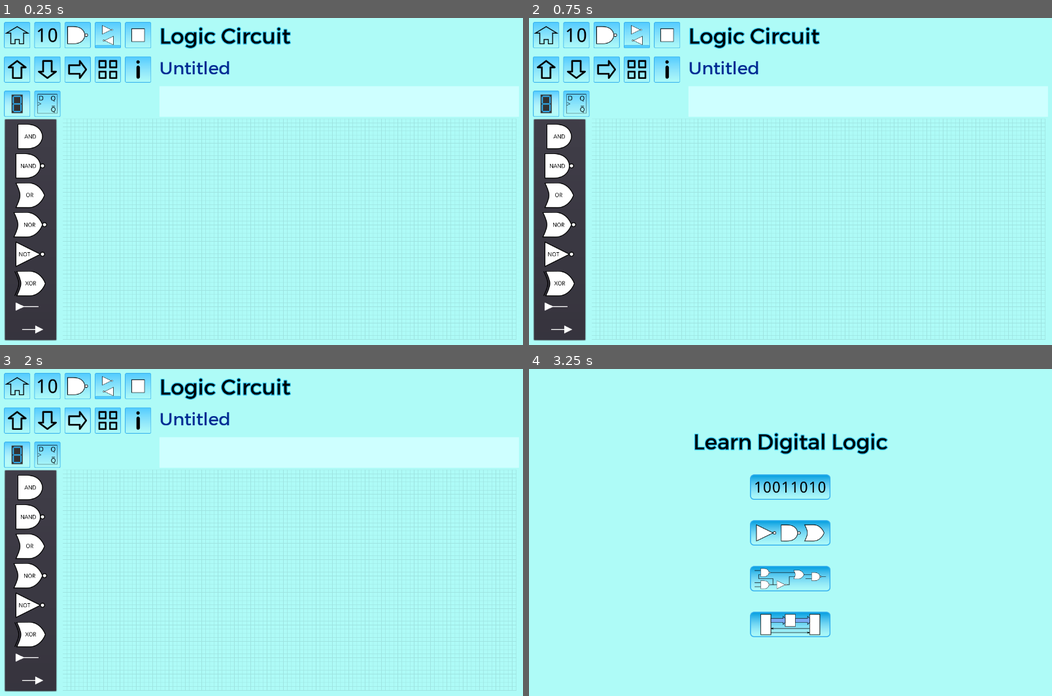
Above: before the commit, frames 1-4 (two rows, left to right).
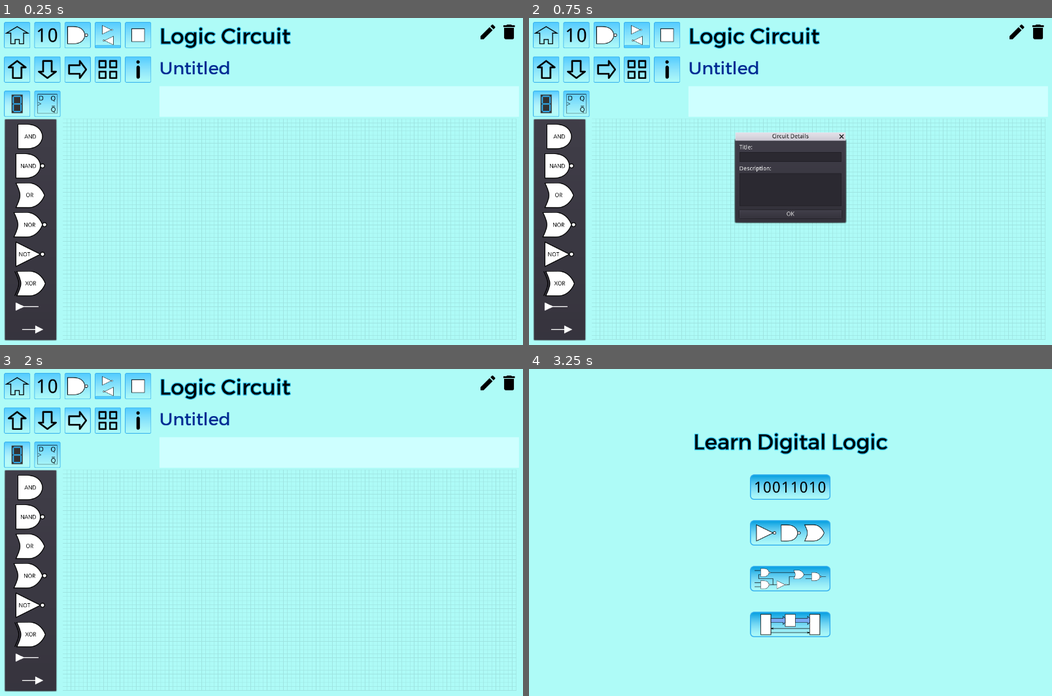
Above: after the commit, the same moments.

Repository: andrew-wilkes/digital-logic
Game: Godot game, scene res://Logic.tscn
The game is run twice, just before and just after one commit, with the same random seed, the same clock (stepped at 60 frames per second) and the same inputs. This scene is started directly instead of the project's main scene.
Inputs (mouse positions are in pixels of both pictures, inside the frame that each line leads up to):
- Up to frame 1 (0.25 s): no input
- Up to frame 2 (0.75 s): click (1015, 34) at 0.52 s
- Up to frame 3 (2 s): click (78, 421) at 1.25 s
- Up to frame 4 (3.25 s): click (607, 421) at 2 s; click (544, 385) at 2.75 s

The runs differ from the first frame. In frame 1, 0.1% of the frame differs, in the area x 91-99%, y 2-7%; in frame 2, 6.1%, in the area x 39-99%, y 2-63%; in frame 3, 0.1%; in frame 4, nothing differs.

Commit message:
Add circuit delete and edit buttons

Diff:
--- a/game/Circuit.gd
+++ b/game/Circuit.gd
@@ -29,6 +29,7 @@
 	$c/Confirm.connect("confirmed", self, "part_delete")
 	$c/FileDialog.connect("item_selected", self, "choose_circuit")
 	$c/DetailsDialog.connect("updated", self, "save_scene")
+	$c/DeleteConfirm.connect("item_deleted", self, "confirm_delete_circuit")
 	get_tree().get_root().connect("size_changed", self, "set_shape_position")
 
 
@@ -517,10 +518,6 @@
 
 
 func request_to_choose_circuit():
-	if idx.empty():
-		last_details = { "title": "Untitled", "desc": "", "id": "-" }
-	else:
-		last_details = g.circuits[idx]
 	var cats = tt.categories.duplicate(true)
 	cats["Custom"] = { "Uncategorized": "unc" }
 	var data_keys = tt.data.keys()
@@ -700,5 +697,21 @@
 	return id + String(i)
 
 
-func _on_FileDialog_item_deleted():
+func edit_details():
+	var title = ""
+	var desc = ""
+	if idx != "":
+		title = g.circuits[idx].title
+		desc = g.circuits[idx].desc
+	$c/DetailsDialog.set_text(title, desc)
+	$c/DetailsDialog.popup_centered()
+
+
+func request_delete_circuit():
+	if idx != "":
+		$c/DeleteConfirm.open(idx)
+
+
+func confirm_delete_circuit():
 	idx = ""
+	delete_circuit()
--- a/game/Circuit.tscn
+++ b/game/Circuit.tscn
@@ -1,10 +1,11 @@
-[gd_scene load_steps=7 format=2]
+[gd_scene load_steps=8 format=2]
 
 [ext_resource path="res://panels/LabelDialog.tscn" type="PackedScene" id=1]
 [ext_resource path="res://Circuit.gd" type="Script" id=2]
 [ext_resource path="res://panels/DetailsDialog.tscn" type="PackedScene" id=3]
 [ext_resource path="res://assets/symbols.png" type="Texture" id=4]
 [ext_resource path="res://panels/TreeListDialog.tscn" type="PackedScene" id=5]
+[ext_resource path="res://panels/DeleteConfirm.tscn" type="PackedScene" id=6]
 
 [sub_resource type="RectangleShape2D" id=1]
 extents = Vector2( 389.012, 291.426 )
@@ -56,6 +57,8 @@
 
 [node name="FileDialog" parent="c" instance=ExtResource( 5 )]
 
+[node name="DeleteConfirm" parent="c" instance=ExtResource( 6 )]
+
 [node name="Dot" type="Sprite" parent="."]
 visible = false
 texture = ExtResource( 4 )
--- a/game/Logic.gd
+++ b/game/Logic.gd
@@ -135,3 +135,11 @@
 
 func _on_Block_button_down():
 	$c/BlockPicker.popup_centered()
+
+
+func _on_Edit_button_down():
+	circuit.edit_details()
+
+
+func _on_Delete_button_down():
+	circuit.request_delete_circuit()
--- a/game/Logic.tscn
+++ b/game/Logic.tscn
@@ -22,6 +22,8 @@
 [ext_resource path="res://assets/block.png" type="Texture" id=20]
 [ext_resource path="res://panels/BlockPicker.gd" type="Script" id=21]
 [ext_resource path="res://panels/ButtonListDialog.tscn" type="PackedScene" id=22]
+[ext_resource path="res://assets/pencil.png" type="Texture" id=23]
+[ext_resource path="res://assets/delete.png" type="Texture" id=24]
 
 [node name="Logic" type="MarginContainer"]
 anchor_right = 1.0
@@ -130,12 +132,39 @@
 "_edit_use_anchors_": false
 }
 
-[node name="Title" type="Label" parent="VBox/HBox/VBox2"]
-margin_right = 880.0
+[node name="HBox" type="HBoxContainer" parent="VBox/HBox/VBox2"]
+margin_right = 880.0
+margin_bottom = 64.0
+
+[node name="Title" type="Label" parent="VBox/HBox/VBox2/HBox"]
+margin_right = 321.0
 margin_bottom = 64.0
 custom_fonts/font = ExtResource( 3 )
 custom_colors/font_color = Color( 0, 0, 0, 1 )
 text = "Logic Circuit"
+
+[node name="Spacer" type="Control" parent="VBox/HBox/VBox2/HBox"]
+margin_left = 325.0
+margin_right = 776.0
+margin_bottom = 64.0
+mouse_filter = 2
+size_flags_horizontal = 3
+
+[node name="Edit" type="TextureButton" parent="VBox/HBox/VBox2/HBox"]
+margin_left = 780.0
+margin_right = 828.0
+margin_bottom = 64.0
+hint_tooltip = "Edit circuit details"
+texture_normal = ExtResource( 23 )
+texture_pressed = ExtResource( 23 )
+
+[node name="Delete" type="TextureButton" parent="VBox/HBox/VBox2/HBox"]
+margin_left = 832.0
+margin_right = 880.0
+margin_bottom = 64.0
+hint_tooltip = "Delete circuit"
+texture_normal = ExtResource( 24 )
+texture_pressed = ExtResource( 24 )
 
 [node name="Subtitle" type="Label" parent="VBox/HBox/VBox2"]
 margin_top = 84.0
@@ -199,6 +228,8 @@
 [connection signal="button_down" from="VBox/HBox/VBox/Misc/Block" to="." method="_on_Block_button_down"]
 [connection signal="button_down" from="VBox/HBox/VBox/Misc/Hint" to="." method="_on_Hint_button_down"]
 [connection signal="button_down" from="VBox/HBox/VBox/Misc/Truth" to="." method="_on_Truth_button_down"]
+[connection signal="button_down" from="VBox/HBox/VBox2/HBox/Edit" to="." method="_on_Edit_button_down"]
+[connection signal="button_down" from="VBox/HBox/VBox2/HBox/Delete" to="." method="_on_Delete_button_down"]
 [connection signal="details_changed" from="VBox/HBox2/Circuit" to="." method="_on_Circuit_details_changed"]
 [connection signal="popup_hide" from="c/HintPanel" to="." method="_on_HintPanel_popup_hide"]
 [connection signal="popup_hide" from="c/TruthPanel" to="." method="_on_TruthPanel_popup_hide"]
--- /dev/null
+++ b/game/panels/DeleteConfirm.gd
@@ -0,0 +1,17 @@
+extends ConfirmationDialog
+
+signal item_deleted
+
+var cid
+
+func open(_id):
+	cid = _id
+	popup_centered()
+
+
+func _on_DeleteConfirm_confirmed():
+	print(cid)
+	g.circuits.erase(cid)
+	g.save_file(g.PART_FILE_PATH + "data.json", g.circuits)
+	g.delete_file(g.PART_FILE_PATH, cid + ".tscn")
+	emit_signal("item_deleted")
--- /dev/null
+++ b/game/panels/DeleteConfirm.tscn
@@ -0,0 +1,12 @@
+[gd_scene load_steps=2 format=2]
+
+[ext_resource path="res://panels/DeleteConfirm.gd" type="Script" id=1]
+
+[node name="DeleteConfirm" type="ConfirmationDialog"]
+anchor_right = 1.0
+anchor_bottom = 1.0
+margin_right = -1080.0
+margin_bottom = -700.0
+dialog_text = "Delete saved data? "
+script = ExtResource( 1 )
+[connection signal="confirmed" from="." to="." method="_on_DeleteConfirm_confirmed"]
--- a/game/panels/DetailsDialog.tscn
+++ b/game/panels/DetailsDialog.tscn
@@ -64,6 +64,7 @@
 margin_bottom = 98.0
 rect_min_size = Vector2( 0, 80 )
 size_flags_vertical = 3
+wrap_enabled = true
 
 [node name="Button" type="Button" parent="M/VBox"]
 margin_top = 160.0
--- a/game/panels/TreeList.gd
+++ b/game/panels/TreeList.gd
@@ -14,6 +14,7 @@
 
 
 func populate(cats, data, _cid):
+	tree.clear()
 	ready = false
 	cid = _cid
 	var root = tree.create_item()
--- a/game/panels/TreeListDialog.gd
+++ b/game/panels/TreeListDialog.gd
@@ -4,7 +4,7 @@
 
 func open(cats, items, save_id):
 	$TreeList.populate(cats, items, save_id)
-	show()
+	popup_centered()
 
 
 func _on_TreeList_tree_item_selected(_id):
Not shown: 1 places in game/Logic.tscn that only renumber resources
Binary file added: game/assets/delete.png
Not shown, added: game/assets/delete.png.import
Binary file added: game/assets/pencil.png
Not shown, added: game/assets/pencil.png.import
